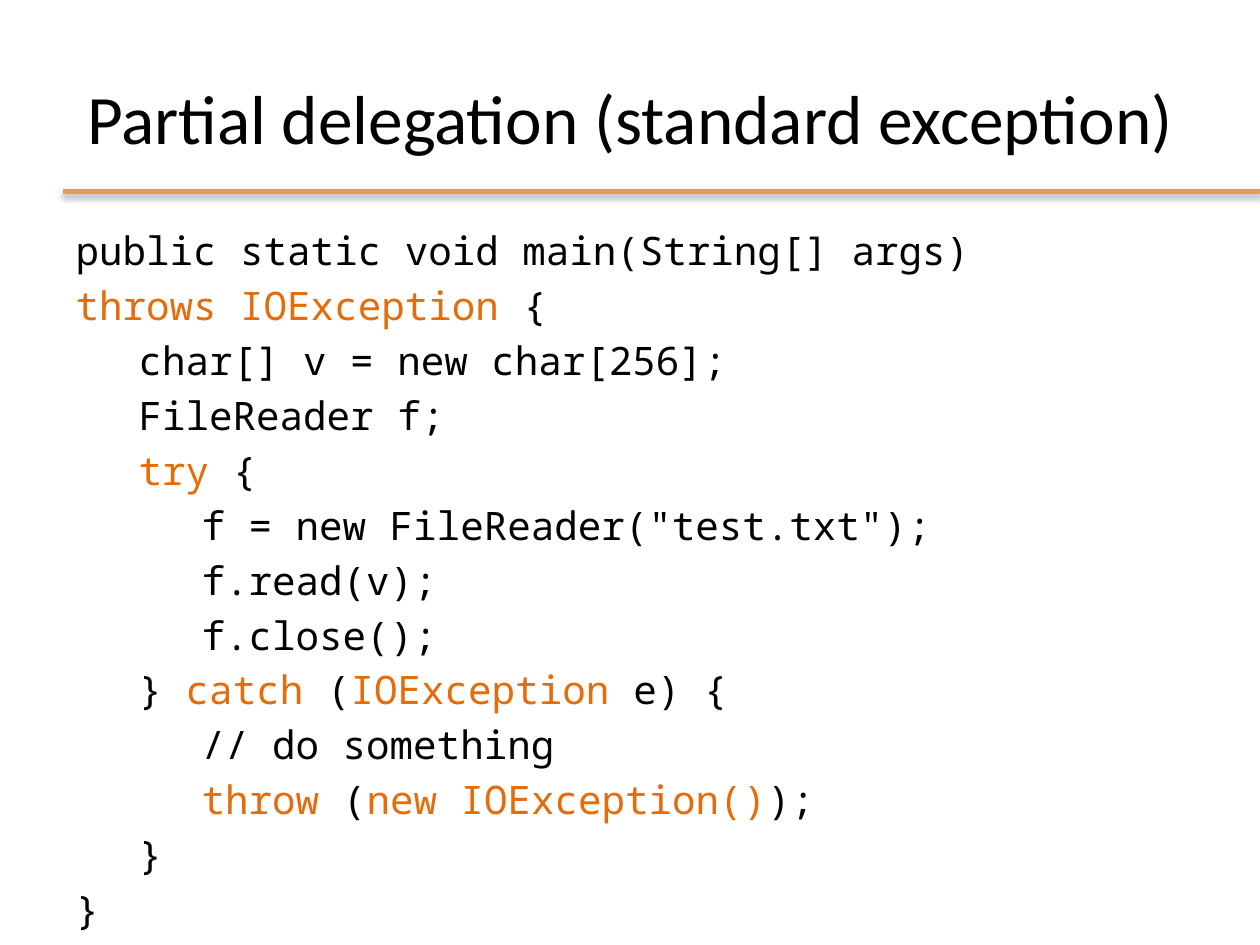
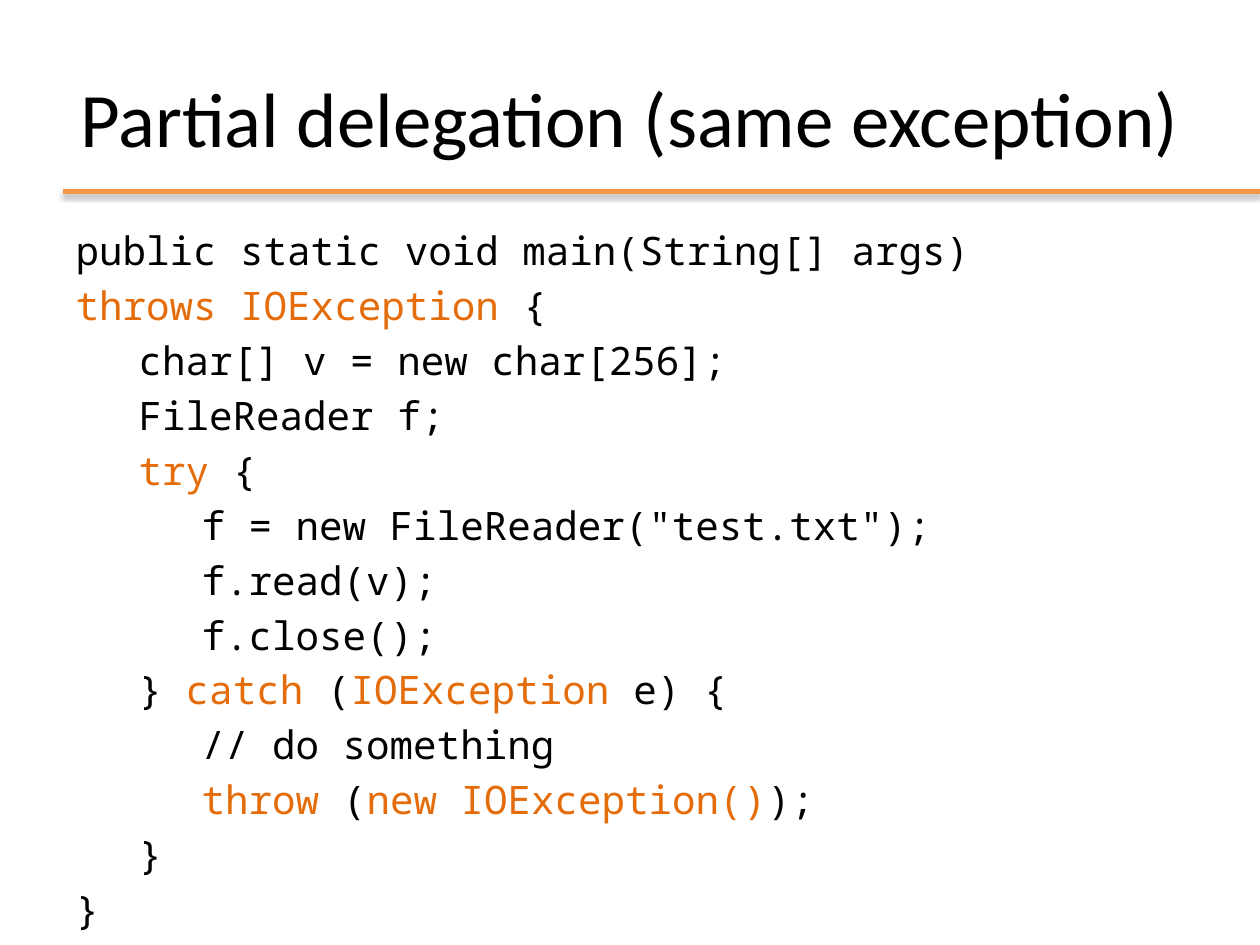
Before and after one commit to Andrea99-beep/ooprogramming, a slide deck: slide 25 of slides/ppt/06_Exceptions.pptx. Drawn at 1260x945 pixels with LibreOffice and Linux fonts; fonts in the diff are those of the drawing; background and template pictures are left out. Boxes give left, top, right and bottom in pixels: in the first picture for what was removed or moved away, otherwise in the second. Text is boxed around its words. In the diff, an @@ line names an element or a change of style, - is before the commit and + after.

```diff
--- a/slides/ppt/06_Exceptions.pptx
+++ b/slides/ppt/06_Exceptions.pptx
@@ title at [80, 91, 1178, 161]: text changed; size 39.6 to 44 pt @@
-Partial delegation (standard exception)
+Partial delegation (same exception)
```
Also in this commit, not shown: 4 other slides changed, 6 other files.
